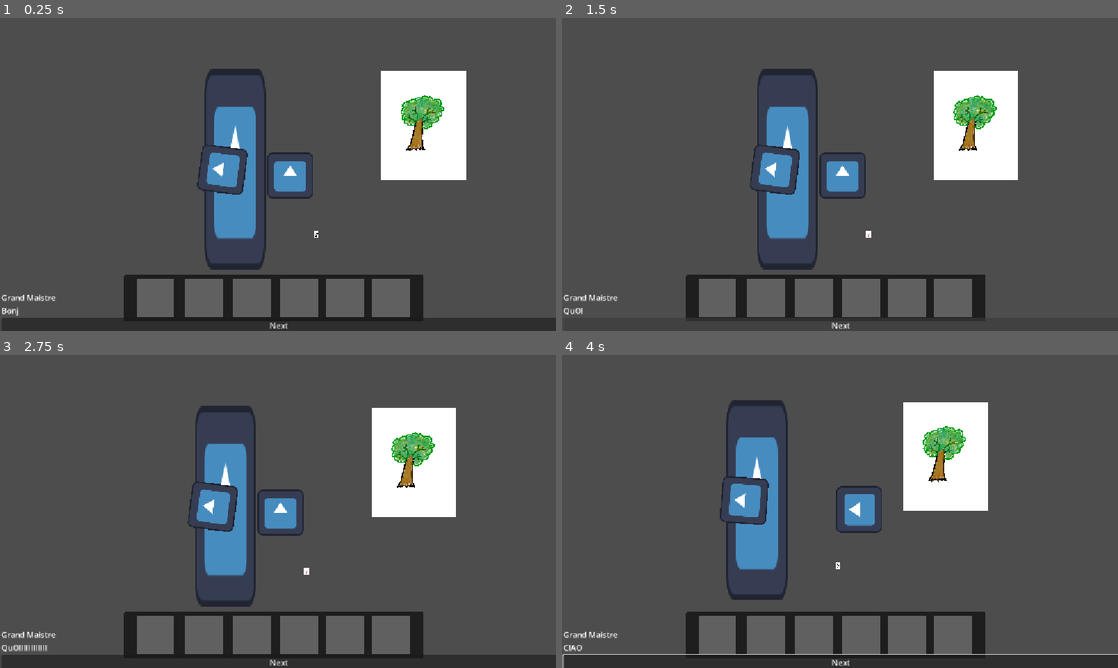
Above: before the commit, frames 1-4 (two rows, left to right).
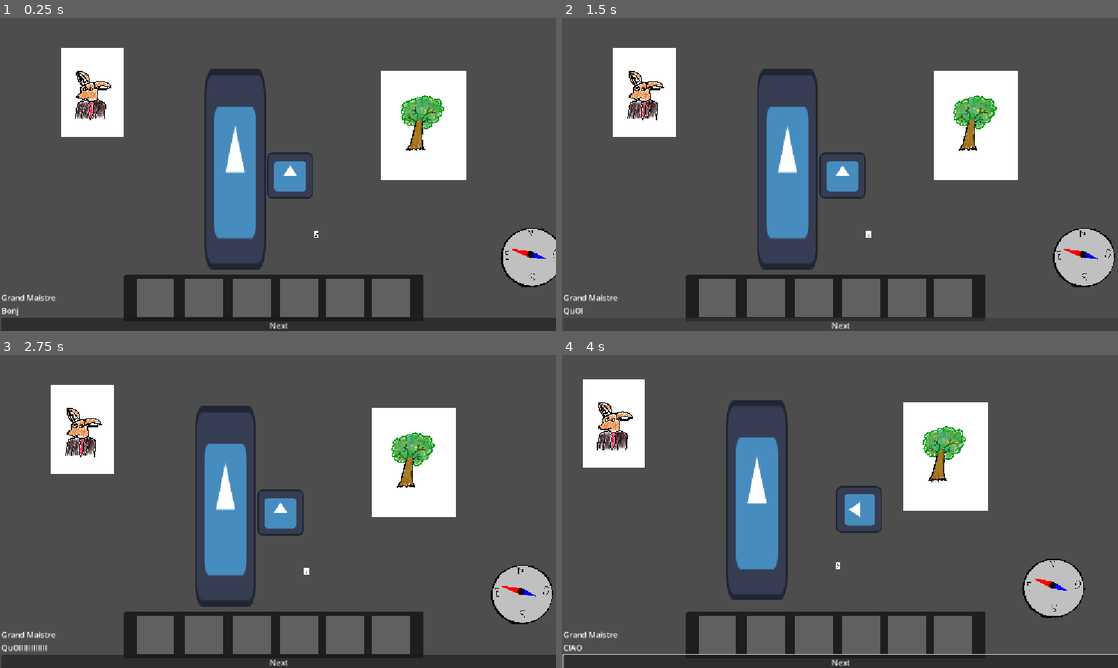
Above: after the commit, the same moments.

Repository: ygrecky/GameJam1
Game: Godot game, scene res://scenes/game_controller.tscn
Same seed, same stepped clock (60 frames per second), same inputs: the game is played once before the commit and once after it. The engine's default icon, where the game draws it, is replaced by a stand-in: a white triangle on a blue panel in a dark square.
Inputs (mouse positions are in pixels of both pictures, inside the frame that each line leads up to):
- Up to frame 1 (0.25 s): no input
- Up to frame 2 (1.5 s): click "Next" at 0.5 s; click "Next" at 1.25 s
- Up to frame 3 (2.75 s): click (155, 633) at 2.02 s
- Up to frame 4 (4 s): click (767, 633) at 2.75 s; tap Enter at 3.5 s; hold Right (right) from 3.53 s (still down); hold Space (action_1) from 3.53 s (still down)

The runs differ from the first frame. In frame 1, 5.5% of the frame differs, in the area x 11-100%, y 9-86%; in frame 2, 5.6%, in the area x 9-100%, y 9-86%; in frame 3, 5.6%; in frame 4, 5.5%.

Commit message:
Bousole et parler aux pnj

Diff:
--- a/scenes/bousole.tscn
+++ b/scenes/bousole.tscn
@@ -1,11 +1,24 @@
 [gd_scene format=3 uid="uid://bfe54hqkti65k"]
 
 [ext_resource type="Script" uid="uid://dvcd7sj7nvep0" path="res://scripts/bousole.gd" id="1_ehad8"]
-[ext_resource type="Texture2D" uid="uid://c353tuvpl12xx" path="res://icon.svg" id="2_an05w"]
+[ext_resource type="Texture2D" uid="uid://dns0lpcrs8k2k" path="res://assets/Objets/boussole.png" id="2_an05w"]
+[ext_resource type="Texture2D" uid="uid://csmt83arn1a0f" path="res://assets/Objets/aiguilles boussole.png" id="3_un8u3"]
 
-[node name="Bousole" type="Node2D" unique_id=538919682]
+[node name="Bousole" type="Node2D" unique_id=538919682 node_paths=PackedStringArray("aiguille")]
+scale = Vector2(0.7, 0.7)
 script = ExtResource("1_ehad8")
+aiguille = NodePath("Node2D")
 
 [node name="Sprite2D" type="Sprite2D" parent="." unique_id=1602614179]
-rotation = -1.5707964
+position = Vector2(213, 232)
 texture = ExtResource("2_an05w")
+
+[node name="Node2D" type="Node2D" parent="." unique_id=1401568914]
+position = Vector2(328.57144, 181.42859)
+
+[node name="Sprite2D2" type="Sprite2D" parent="Node2D" unique_id=1690414536]
+position = Vector2(1.4285603, 1.428566)
+rotation = 1.5707964
+scale = Vector2(0.9955645, 1)
+texture = ExtResource("3_un8u3")
+offset = Vector2(-115, 40)
--- a/scenes/game.tscn
+++ b/scenes/game.tscn
@@ -25,5 +25,9 @@
 position = Vector2(36, -2)
 
 [node name="pnj" parent="." unique_id=281381040 instance=ExtResource("8_0tnpc")]
+position = Vector2(-359.99994, -214)
+scale = Vector2(7, 7)
 
-[node name="Bousole" parent="pnj" unique_id=538919682 instance=ExtResource("7_gee14")]
+[node name="Bousole" parent="." unique_id=538919682 instance=ExtResource("7_gee14")]
+position = Vector2(787.0001, 198.99997)
+scale = Vector2(0.2, 0.2)
--- a/scripts/boite_texte.gd
+++ b/scripts/boite_texte.gd
@@ -9,7 +9,7 @@
 
 
 
-
+var speakerPnj : Pnj
 var text_number = 0
 var dialogue = []
 var speaker2 = ""
@@ -29,6 +29,7 @@
 		add_letters(dialogue[text_number],0,text_number) #la remplit
 
 	else:
+		Global.player.isTalking = false
 		close_window()
 
 
--- a/scripts/bousole.gd
+++ b/scripts/bousole.gd
@@ -1,4 +1,6 @@
 extends Node2D
+
+@export var aiguille : Node2D
 
 
 # Called when the node enters the scene tree for the first time.
@@ -8,5 +10,5 @@
 
 # Called every frame. 'delta' is the elapsed time since the previous frame.
 func _process(delta: float) -> void:
-	look_at(Global.player.position)
+	aiguille.look_at(Global.player.position)
 	pass
--- a/scripts/player.gd
+++ b/scripts/player.gd
@@ -9,9 +9,12 @@
 var facing_x = 0
 var facing_y = -1
 var action_pressed = false
+var action_just_pressed = false
 var aimant_activé = false
 
 var inTransition = false
+
+var isTalking = false
 
 @export var aimant_acceleration = 0.1
 @export var aimant_max_speed = 600
@@ -21,7 +24,7 @@
 func get_input():
 	var direction_x = 0
 	var direction_y = 0
-
+	action_just_pressed = Input.is_action_just_pressed("action_1")
 	if Input.is_action_pressed("action_1"):
 		action_pressed = true
 	else:
@@ -71,17 +74,21 @@
 
 
 func _physics_process(delta):
+	var isPaused = isTalking
+	if(not isPaused):
+		for elt in short_action_zone.get_overlapping_bodies():
+			if(elt is Feu and action_pressed):
+				elt.grow(delta, facing_x, facing_y)
+			if(elt is Pnj and action_just_pressed):
+				isTalking = true
+				elt.talk_to()
+		for elt in long_action_zone.get_overlapping_bodies():
+			if(elt is BlocMagnetique and action_pressed):
+				aimant_activé = true
+				velocity = velocity + Vector2(facing_x,facing_y)*aimant_acceleration
+		for elt in collision_.get_overlapping_bodies():
+			if(elt!=self):
+				print(elt)
 
-	for elt in short_action_zone.get_overlapping_bodies():
-		if(elt is Feu and action_pressed):
-			elt.grow(delta, facing_x, facing_y)
-	for elt in long_action_zone.get_overlapping_bodies():
-		if(elt is BlocMagnetique and action_pressed):
-			aimant_activé = true
-			velocity = velocity + Vector2(facing_x,facing_y)*aimant_acceleration
-	for elt in collision_.get_overlapping_bodies():
-		if(elt!=self):
-			print(elt)
-
-	get_input()
-	move_and_slide()
+		get_input()
+		move_and_slide()
--- a/scripts/pnj.gd
+++ b/scripts/pnj.gd
@@ -1,4 +1,5 @@
 extends CharacterBody2D
+class_name Pnj
 @export var text_box: PackedScene
 var pnj_name = "Grand Maistre"
 var dialogue = ["Bonjour ","Comment vas tu?","QuOIIIIIIIIIIII","CIAO"]
@@ -7,6 +8,7 @@
 
 func talk_to():
 	var bdd = text_box.instantiate()
+	bdd.speakerPnj = self
 	bdd.dialogue = dialogue
 	bdd.speaker2 = pnj_name
 	bdd.sprite2 = $Sprite2D
Not shown, added: assets/Objets/aiguilles boussole.png.import
Not shown, added: assets/Objets/boussole.png.import
